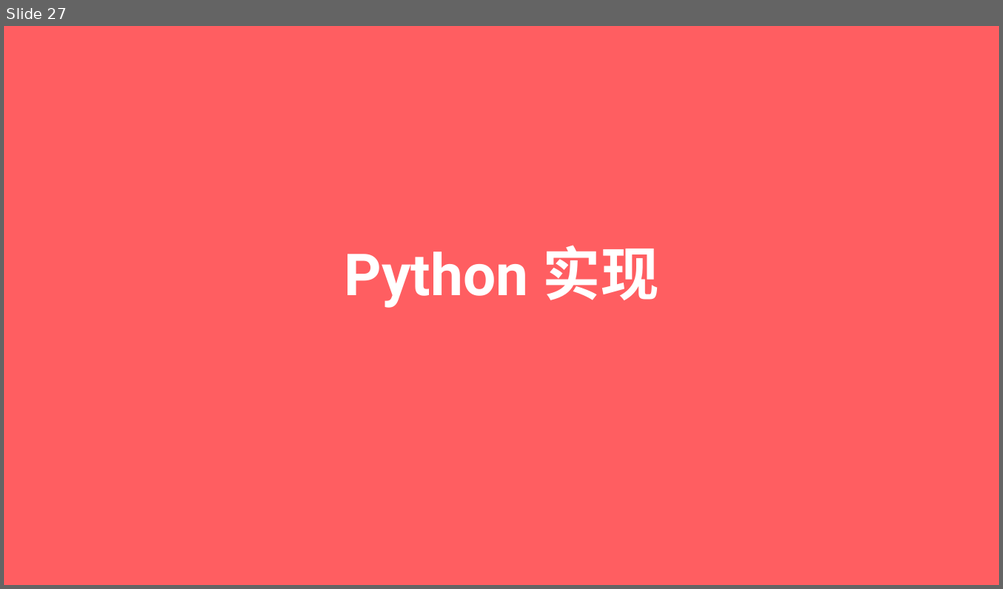
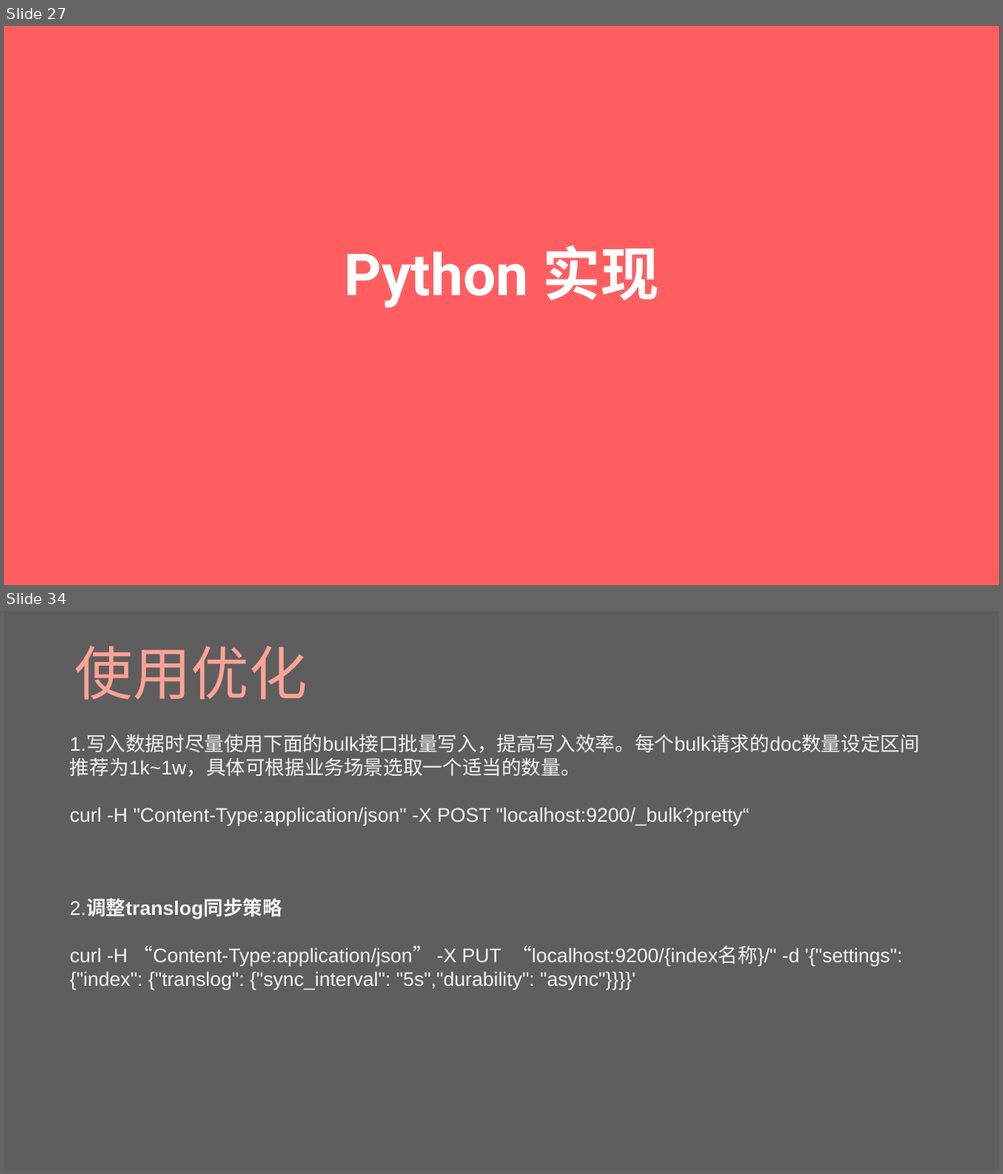
Before and after one commit to Uchida-Hideto/Elasticsearch, a slide deck: elasticsearch.pptx. Shown one above the other, each under a label of ours: slide 27 before the commit, slides 27 and 34 after it; the slides between them are not shown. The pictures are 1003x589 and 1003x1174 pixels, drawn with LibreOffice and Linux fonts; fonts in the diff are those of the drawing. Boxes give left, top, right and bottom in pixels: in the first picture for what was removed or moved away, otherwise in the second. Text is boxed around its words. In the diff, an @@ line names an element or a change of style, - is before the commit and + after.

```diff
--- a/elasticsearch.pptx
+++ b/elasticsearch.pptx
@@ slide 34 added at (x1=4, y1=611, x2=999, y2=1170), background #5E5E5E @@
@@ title added at (x1=75, y1=646, x2=307, y2=700), 112 pt, text #FFA295 @@
+使用优化
@@ text added at (x1=70, y1=736, x2=919, y2=990), 38 pt, text #F2F2F2 @@
+1.写入数据时尽量使用下面的bulk接口批量写入，提高写入效率。每个bulk请求的doc数量设定区间推荐为1k~1w，具体可根据业务场景选取一个适当的数量。
+curl -H "Content-Type:application/json" -X POST "localhost:9200/_bulk?pretty“
+2.调整translog同步策略
+curl -H “Content-Type:application/json” -X PUT “localhost:9200/{index名称}/" -d '{"settings": {"index": {"translog": {"sync_interval": "5s","durability": "async"}}}}'
```
Also in this commit, not shown: 2 slides changed, 9 other slides added.
